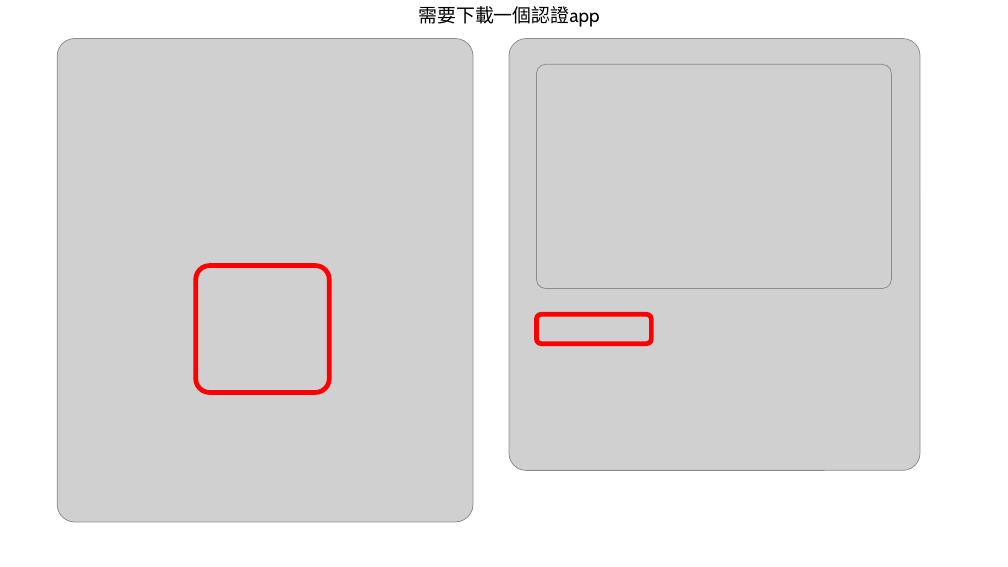
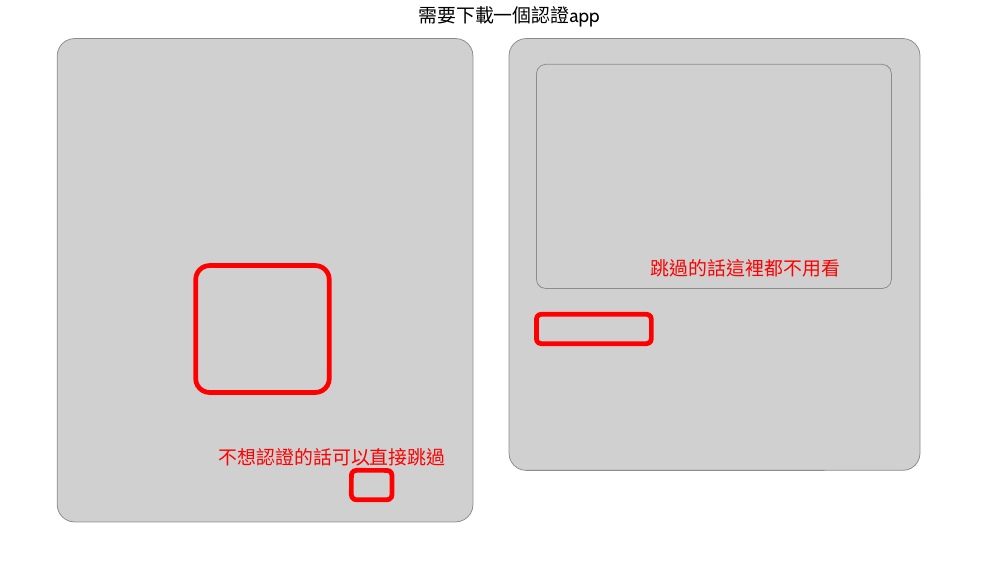
Before and after one commit to LuarnAI/Local_Docker_ngrok_n8n_Ollama_gpt-oss, a slide deck: slide 4 of localLLMn8n.pptx. Drawn at 1008x567 pixels with LibreOffice and Linux fonts; fonts in the diff are those of the drawing; grey boxes stand for pictures. Boxes give left, top, right and bottom in pixels: in the first picture for what was removed or moved away, otherwise in the second. Text is boxed around its words. In the diff, an @@ line names an element or a change of style, - is before the commit and + after.

```diff
--- a/localLLMn8n.pptx
+++ b/localLLMn8n.pptx
@@ text added at [651, 259, 840, 277], 18 pt, text #FF0000 @@
+跳過的話這裡都不用看
@@ text added at [219, 448, 446, 470], 18 pt, text #FF0000 @@
+不想認證的話可以直接跳過
@@ rounded rectangle added at [352, 470, 392, 500], outline #FF0000 4.5 pt @@
```
Also in this commit, not shown: 3 other slides changed, 1 slide added, 1 slide removed.
